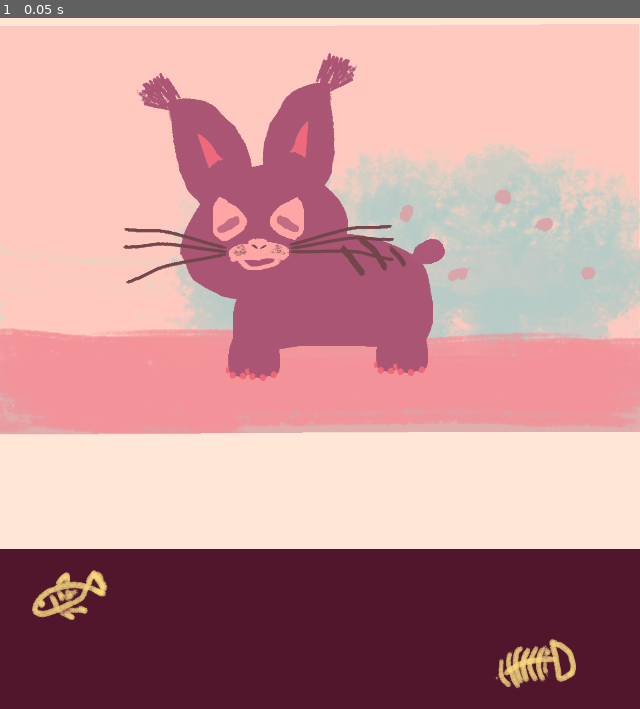
Above: before the commit, frame 1.
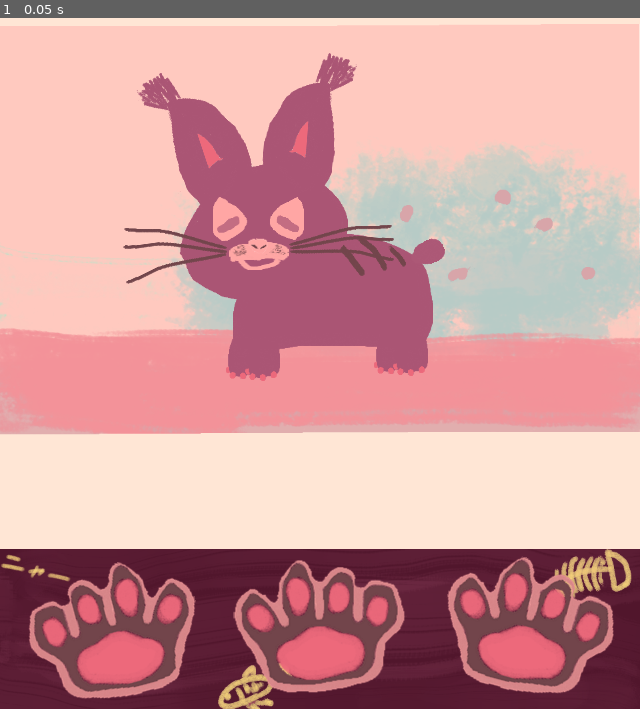
Above: after the commit, the same moment.

Repository: oneseedfruit/Nyaagotchi
Game: Godot game, scene res://Game.tscn
Same seed, same stepped clock (60 frames per second), same inputs: the game is played once before the commit and once after it.
Inputs:
- Up to frame 1 (0.05 s): no input

The runs differ from the first frame. In frame 1, 12% of the frame differs, in the area x 0-99%, y 76-100%.

Commit message:
Placed buttons

Diff:
--- a/source/Cat/Cat.tscn
+++ b/source/Cat/Cat.tscn
@@ -16,6 +16,10 @@
 extents = Vector2( 187.875, 134.322 )
 
 [node name="Cat" type="KinematicBody2D"]
+
+[node name="CollisionShape2D" type="CollisionShape2D" parent="."]
+position = Vector2( 0, -51.6188 )
+shape = SubResource( 1 )
 
 [node name="CatBody" type="Sprite" parent="."]
 position = Vector2( 35.7424, 11.1273 )
@@ -119,7 +123,3 @@
 position = Vector2( 118.286, 55.3842 )
 texture = ExtResource( 11 )
 offset = Vector2( -1.54876, 24.4284 )
-
-[node name="CollisionShape2D" type="CollisionShape2D" parent="."]
-position = Vector2( 0, -51.6188 )
-shape = SubResource( 1 )
--- a/source/Game.tscn
+++ b/source/Game.tscn
@@ -1,10 +1,12 @@
-[gd_scene load_steps=6 format=2]
+[gd_scene load_steps=8 format=2]
 
 [ext_resource path="res://Cat/Cat.tscn" type="PackedScene" id=1]
 [ext_resource path="res://UI/Background.PNG" type="Texture" id=2]
 [ext_resource path="res://UI/PaneBottom.PNG" type="Texture" id=3]
 [ext_resource path="res://UI/PaneTop.PNG" type="Texture" id=4]
 [ext_resource path="res://UI/BezelBottom.PNG" type="Texture" id=5]
+[ext_resource path="res://UI/Button.PNG" type="Texture" id=6]
+[ext_resource path="res://UI/ButtonPressed.PNG" type="Texture" id=7]
 
 [node name="Game" type="Node2D"]
 
@@ -39,3 +41,54 @@
 __meta__ = {
 "_edit_lock_": true
 }
+
+[node name="UI" type="CanvasLayer" parent="."]
+
+[node name="Button1" type="TextureButton" parent="UI"]
+anchor_top = 1.0
+anchor_bottom = 1.0
+margin_left = 48.0
+margin_top = -216.0
+margin_right = 308.0
+margin_bottom = -12.0
+rect_rotation = -15.0
+rect_scale = Vector2( -1, 1 )
+rect_pivot_offset = Vector2( 130, 124.848 )
+texture_normal = ExtResource( 6 )
+texture_pressed = ExtResource( 7 )
+__meta__ = {
+"_edit_use_anchors_": false
+}
+
+[node name="Button2" type="TextureButton" parent="UI"]
+anchor_left = 0.5
+anchor_top = 1.0
+anchor_right = 0.5
+anchor_bottom = 1.0
+margin_left = -130.148
+margin_top = -224.0
+margin_right = 129.852
+margin_bottom = -19.9999
+rect_pivot_offset = Vector2( 130, 124.848 )
+texture_normal = ExtResource( 6 )
+texture_pressed = ExtResource( 7 )
+__meta__ = {
+"_edit_use_anchors_": false
+}
+
+[node name="Button3" type="TextureButton" parent="UI"]
+anchor_left = 1.0
+anchor_top = 1.0
+anchor_right = 1.0
+anchor_bottom = 1.0
+margin_left = -304.0
+margin_top = -224.0
+margin_right = -43.9999
+margin_bottom = -20.0
+rect_rotation = 15.0
+rect_pivot_offset = Vector2( 130, 124.848 )
+texture_normal = ExtResource( 6 )
+texture_pressed = ExtResource( 7 )
+__meta__ = {
+"_edit_use_anchors_": false
+}
--- a/source/project.godot
+++ b/source/project.godot
@@ -23,6 +23,8 @@
 
 window/size/width=960
 window/size/height=1200
+window/size/test_width=581
+window/size/test_height=726
 window/stretch/mode="2d"
 window/stretch/aspect="keep"
 
Binary file changed: source/UI/BezelBottom.PNG
Binary file added: source/UI/ButtonPressed.PNG
Not shown, added: source/UI/ButtonPressed.PNG.import
Not shown, changed: assets/petcat.kra
Not shown, added: assets/petcat.kra.1~
Not shown, added: assets/petcat.kra.2~
Not shown, added: assets/petcat.kra.3~
Not shown, added: assets/petcat.kra.4~
Not shown, added: assets/petcat.kra.5~
Not shown, changed: assets/petcat/Actions/LitterBox/LitterBoxBack.PNG
Not shown, changed: assets/petcat/Actions/LitterBox/LitterBoxFront.PNG
Not shown, changed: assets/petcat/Actions/Needle/NeedlePress.PNG
(and 32 more such lines)
